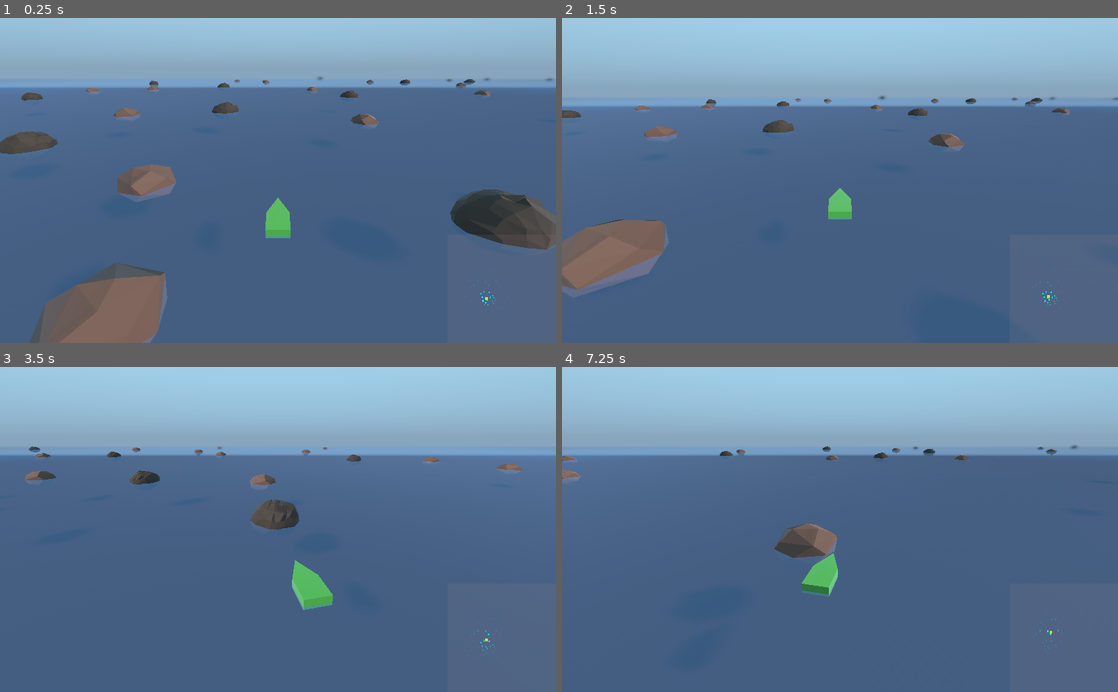
Above: before the commit, frames 1-4 (two rows, left to right).
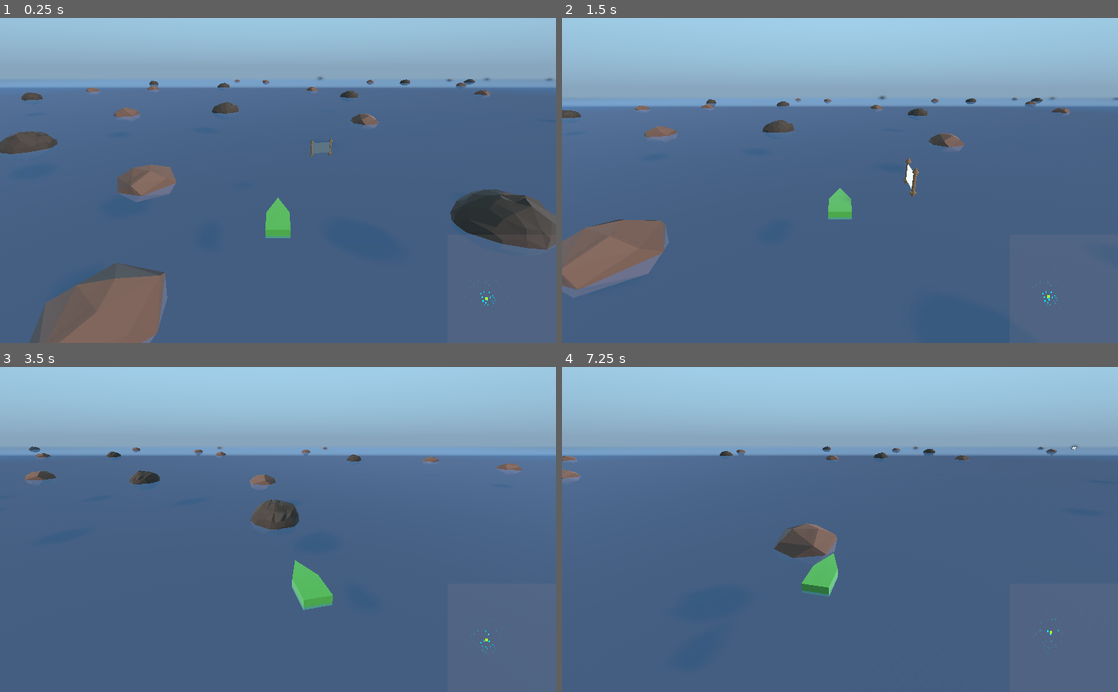
Above: after the commit, the same moments.

Repository: oparisy/Alakajam10
Game: Godot game, scene res://Main.tscn
The game is run twice, just before and just after one commit, with the same random seed, the same clock (stepped at 60 frames per second) and the same inputs.
Inputs:
- Up to frame 1 (0.25 s): no input
- Up to frame 2 (1.5 s): hold Up (forward) from 0.53 s (still down)
- Up to frame 3 (3.5 s): release Up (forward) at 2.03 s; hold Left (rotate_left) from 2.03 s (still down)
- Up to frame 4 (7.25 s): release Left (rotate_left) at 3.53 s; hold Down (backward) 3.53-4.28 s; hold Right (rotate_right) 4.28-5.03 s; hold Up (forward) 5.03-5.78 s; hold Right (rotate_right) from 5.78 s (still down)

The runs differ from the first frame. In frame 1, less than 0.1% of the frame differs, in the area x 55-60%, y 36-43%; in frame 2, 0.2%, in the area x 61-65%, y 42-56%; in frame 3, less than 0.1%; in frame 4, less than 0.1%.

Commit message:
Ajout cartes à récupérer et collision

Diff:
--- /dev/null
+++ b/ChaosLagoons/Area.gd
@@ -0,0 +1,16 @@
+extends Area
+
+
+# Declare member variables here. Examples:
+# var a = 2
+# var b = "text"
+
+
+# Called when the node enters the scene tree for the first time.
+func _ready():
+	pass # Replace with function body.
+
+
+# Called every frame. 'delta' is the elapsed time since the previous frame.
+#func _process(delta):
+#	pass
--- /dev/null
+++ b/ChaosLagoons/CollectibleMaps.tscn
@@ -0,0 +1,30 @@
+[gd_scene load_steps=2 format=2]
+
+[ext_resource path="res://Scroll.tscn" type="PackedScene" id=1]
+
+[node name="CollectibleMaps" type="Spatial"]
+transform = Transform( 1, 0, 0, 0, 1, 0, 0, 0, 1, 0.486694, -0.228647, -0.123547 )
+
+[node name="scroll" parent="." instance=ExtResource( 1 )]
+transform = Transform( 1, 0, 0, 0, 1, 0, 0, 0, 1, 3.84553, 0, -9.71503 )
+
+[node name="scroll2" parent="." instance=ExtResource( 1 )]
+transform = Transform( 1, 0, 0, 0, 1, 0, 0, 0, 1, -15.677, 0, 62.1312 )
+
+[node name="scroll3" parent="." instance=ExtResource( 1 )]
+transform = Transform( 1, 0, 0, 0, 1, 0, 0, 0, 1, 93.5597, 0, 25.423 )
+
+[node name="scroll4" parent="." instance=ExtResource( 1 )]
+transform = Transform( 1, 0, 0, 0, 1, 0, 0, 0, 1, 248.66, 0, 8.06513 )
+
+[node name="scroll5" parent="." instance=ExtResource( 1 )]
+transform = Transform( 1, 0, 0, 0, 1, 0, 0, 0, 1, 177.659, 0, -107.446 )
+
+[node name="scroll6" parent="." instance=ExtResource( 1 )]
+transform = Transform( 1, 0, 0, 0, 1, 0, 0, 0, 1, 228.52, 0, -434.441 )
+
+[node name="scroll7" parent="." instance=ExtResource( 1 )]
+transform = Transform( 1, 0, 0, 0, 1, 0, 0, 0, 1, -597.078, 0, -343.586 )
+
+[node name="scroll8" parent="." instance=ExtResource( 1 )]
+transform = Transform( 1, 0, 0, 0, 1, 0, 0, 0, 1, -433.633, 0, 282.819 )
--- a/ChaosLagoons/Main.tscn
+++ b/ChaosLagoons/Main.tscn
@@ -1,10 +1,11 @@
-[gd_scene load_steps=6 format=2]
+[gd_scene load_steps=7 format=2]
 
 [ext_resource path="res://PlayerBody.tscn" type="PackedScene" id=1]
 [ext_resource path="res://WorldAssets.tscn" type="PackedScene" id=2]
 [ext_resource path="res://Water.tscn" type="PackedScene" id=3]
 [ext_resource path="res://Main.gd" type="Script" id=4]
 [ext_resource path="res://Minimap.tscn" type="PackedScene" id=5]
+[ext_resource path="res://CollectibleMaps.tscn" type="PackedScene" id=6]
 
 [node name="Main" type="Spatial"]
 script = ExtResource( 4 )
@@ -36,3 +37,5 @@
 directional_shadow_blend_splits = true
 
 [node name="Minimap" parent="." instance=ExtResource( 5 )]
+
+[node name="CollectibleMaps" parent="." instance=ExtResource( 6 )]
--- /dev/null
+++ b/ChaosLagoons/Scroll.gd
@@ -0,0 +1,23 @@
+extends Spatial
+
+var elapsed = 0;
+var baseY
+
+func _ready():
+	baseY = translation.y
+
+# Animate the scroll rotation and elevation
+func _physics_process(delta):
+	rotate_y(delta)
+
+	translation.y = baseY + sin(elapsed) + 1
+
+	elapsed += delta
+
+func _on_Area_body_entered(body):
+	if !visible:
+		# Do nothing if already picked
+		return
+
+	# We got collected; hide
+	visible = false
--- /dev/null
+++ b/ChaosLagoons/Scroll.tscn
@@ -0,0 +1,17 @@
+[gd_scene load_steps=4 format=2]
+
+[ext_resource path="res://assets/models/scroll.glb" type="PackedScene" id=1]
+[ext_resource path="res://Scroll.gd" type="Script" id=2]
+
+[sub_resource type="SphereShape" id=1]
+radius = 1.50466
+
+[node name="scroll" instance=ExtResource( 1 )]
+script = ExtResource( 2 )
+
+[node name="Area" type="Area" parent="." index="2"]
+
+[node name="CollisionShape" type="CollisionShape" parent="Area" index="0"]
+transform = Transform( 1.61692, 0, 0, 0, 1.61692, 0, 0, 0, 1.61692, 0, 1.23769, 0 )
+shape = SubResource( 1 )
+[connection signal="body_entered" from="Area" to="." method="_on_Area_body_entered"]
Binary file added: ChaosLagoons/assets/models/scroll.glb
Not shown, added: ChaosLagoons/assets/models/scroll.glb.import
Not shown, added: blender/scroll.blend
Not shown, added: blender/scroll.blend1
Not shown, changed: notes/journal.txt
Not shown, changed: notes/plan.txt
Not shown, changed: notes/time.txt
